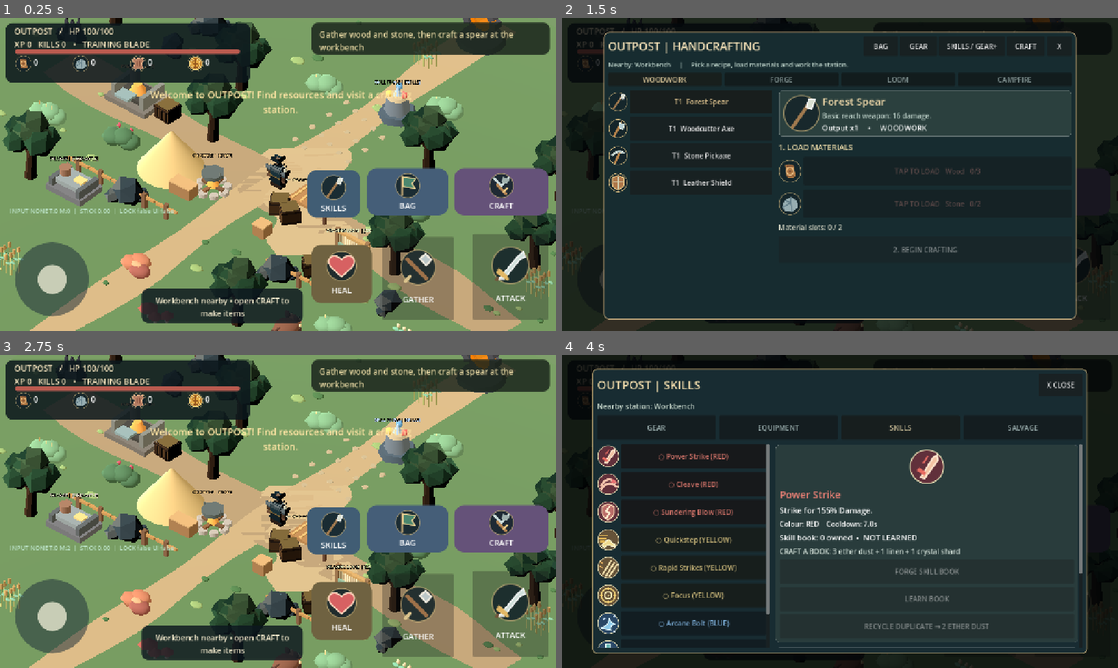
Above: before the commit, frames 1-4 (two rows, left to right).
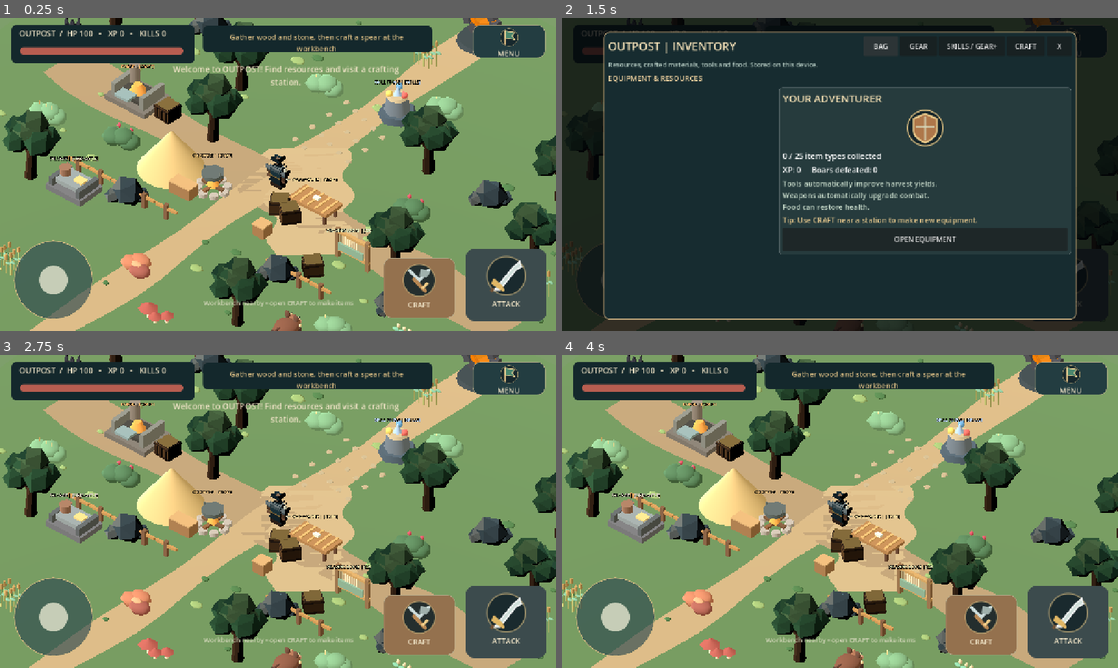
Above: after the commit, the same moments.

Repository: Smurfis/outpost-rpg
Game: Godot game, scene res://scenes/main.tscn
The game is run twice, just before and just after one commit, with the same random seed, the same clock (stepped at 60 frames per second) and the same inputs.
Inputs (mouse positions are in pixels of both pictures, inside the frame that each line leads up to):
- Up to frame 1 (0.25 s): no input
- Up to frame 2 (1.5 s): click "CRAFT" at 0.5 s; click "BAG" at 1.25 s
- Up to frame 3 (2.75 s): click (511, 380) at 2 s, where only the run after the commit has a clickable "MENU"
- Up to frame 4 (4 s): click (901, 611) at 2.75 s, where only the run before the commit has a clickable "HEAL"; click (895, 530) at 3.5 s, where only the run before the commit has a clickable "SKILLS"

The runs differ from the first frame. In frame 1, 27% of the frame differs, in the area x 1-99%, y 1-98%; in frame 2, 15%; in frame 3, 27%; in frame 4, 92%, in the area x 0-100%, y 0-100%.

Commit message:
refactor(android HUD): v0.2-style touch movement with compact two-action HUD and six-option drawer

Diff:
--- a/scripts/hud.gd
+++ b/scripts/hud.gd
@@ -1,5 +1,7 @@
 extends CanvasLayer
-## Landscape touchscreen HUD with original scalable SVG item and ability art.
+## Outpost Compact HUD v0.7 — designed for landscape phone screens.
+## Controls reference the v0.2 touch movement contract (global touch + mouse fallback).
+## Only two large action buttons remain; non-combat systems live in one drawer.
 var game
 var root: Control
 var status: Label
@@ -10,180 +12,212 @@
 var items: Dictionary = {}
 var joystick: Panel
 var knob: Panel
-var move_vector := Vector2.ZERO
-var finger := -1
-var mouse_stick := false
+var move_vector: Vector2 = Vector2.ZERO
+var finger: int = -1
+var mouse_stick: bool = false
 var touches_seen: int = 0
 var mice_seen: int = 0
 var last_input_source: String = "NONE"
 var input_diagnostic: Label
+var quick_menu: PanelContainer
+var quick_menu_open: bool = false
+var menu_button: Button
 var gather_button: Button
 var attack_button: Button
 var craft_button: Button
-var toast_time := 0.0
+var ability_button: Button
+var toast_time: float = 0.0
+var context_available: bool = false
+const INK: Color = Color("10272b")
+const INK_LIGHT: Color = Color("233d41")
+const GOLD: Color = Color("d9bc83")
+const CREAM: Color = Color("eee2c5")
 
 func setup(ref: Node) -> void:
 	game = ref
 
 func _ready() -> void:
+	layer = 5
 	root = Control.new()
-	root.name = "OutpostHUD"
+	root.name = "CompactOutpostHUD"
 	root.mouse_filter = Control.MOUSE_FILTER_IGNORE
 	add_child(root)
 	root.set_anchors_and_offsets_preset(Control.PRESET_FULL_RECT)
-	_panel(0.01, 0.016, 0.45, 0.205, Color(0.045, 0.09, 0.11, 0.86))
-	status = _label("OUTPOST  /  HP 100
-XP 0   KILLS 0", 19, Color("efdfba"), 0.026, 0.023, 0.42, 0.095)
+	_panel(0.020, 0.022, 0.350, 0.145, Color("14282c"))
+	status = _label("OUTPOST  •  HP 100/100", 18, CREAM, 0.034, 0.030, 0.333, 0.077)
 	health_bar = ProgressBar.new()
 	health_bar.max_value = 100.0
 	health_bar.value = 100.0
 	health_bar.show_percentage = false
 	health_bar.mouse_filter = Control.MOUSE_FILTER_IGNORE
-	var hp_back := _style(Color("2c3536"), 5)
-	var hp_front := _style(Color("ba5b4f"), 5)
-	health_bar.add_theme_stylebox_override("background", hp_back)
-	health_bar.add_theme_stylebox_override("fill", hp_front)
+	health_bar.add_theme_stylebox_override("background", _style(Color("3a4241"), 8))
+	health_bar.add_theme_stylebox_override("fill", _style(Color("b75d50"), 8))
 	root.add_child(health_bar)
-	_anchors(health_bar, 0.027, 0.10, 0.431, 0.115)
-	var start_x := 0.026
-	for key in ["wood", "stone", "hide", "coins"]:
-		var icon := TextureRect.new()
-		icon.texture = load("res://assets/icons/" + key + ".svg") as Texture2D
-		icon.expand_mode = TextureRect.EXPAND_IGNORE_SIZE
-		icon.stretch_mode = TextureRect.STRETCH_KEEP_ASPECT_CENTERED
-		icon.mouse_filter = Control.MOUSE_FILTER_IGNORE
-		root.add_child(icon)
-		_anchors(icon, start_x, 0.120, start_x + 0.033, 0.173)
-		var amount := _label("0", 19, Color.WHITE, start_x + 0.034, 0.122, start_x + 0.079, 0.174)
-		items[key] = amount
-		start_x += 0.103
-	_panel(0.56, 0.015, 0.989, 0.116, Color(0.10, 0.14, 0.105, 0.84))
-	quest = _label("Gather 3 wood and 2 stone", 19, Color("e7d7a2"), 0.574, 0.033, 0.970, 0.102)
-	_panel(0.255, 0.865, 0.545, 0.974, Color(0.05, 0.09, 0.12, 0.83))
-	hint = _label("Explore the forest", 18, Color("f9efd1"), 0.266, 0.885, 0.536, 0.958)
+	_anchors(health_bar, 0.036, 0.094, 0.330, 0.116)
+	_panel(0.365, 0.025, 0.778, 0.110, Color("14282c"))
+	quest = _label("Explore the Outpost", 17, GOLD, 0.378, 0.043, 0.762, 0.105)
+	quest.horizontal_alignment = HORIZONTAL_ALIGNMENT_CENTER
+	hint = _label("", 15, Color("d4d7ba"), 0.326, 0.894, 0.678, 0.952)
 	hint.horizontal_alignment = HORIZONTAL_ALIGNMENT_CENTER
-	hint.vertical_alignment = VERTICAL_ALIGNMENT_CENTER
-	toast_label = _label("", 22, Color("ffe5a4"), 0.26, 0.21, 0.75, 0.33)
+	toast_label = _label("", 19, CREAM, 0.304, 0.145, 0.725, 0.210)
 	toast_label.horizontal_alignment = HORIZONTAL_ALIGNMENT_CENTER
-	toast_label.vertical_alignment = VERTICAL_ALIGNMENT_CENTER
-	_action("gather", "GATHER", 0.688, 0.70, 0.816, 0.965, Color("346e57"))
-	_action("attack", "ATTACK", 0.85, 0.69, 0.986, 0.964, Color("893e34"))
-	_action("craft", "CRAFT", 0.817, 0.48, 0.986, 0.63, Color("655279"))
-	_action("bag", "BAG", 0.66, 0.48, 0.806, 0.63, Color("455e78"))
-	_action("heal", "HEAL", 0.56, 0.725, 0.669, 0.91, Color("6f6241"))
-	_action("skills", "SKILLS", 0.552, 0.486, 0.648, 0.637, Color("415d74"))
+	toast_label.visible = false
+
 	joystick = Panel.new()
+	joystick.name = "Move"
 	joystick.mouse_filter = Control.MOUSE_FILTER_IGNORE
-	joystick.add_theme_stylebox_override("panel", _style(Color(0.12, 0.19, 0.23, 0.54), 90))
+	joystick.add_theme_stylebox_override("panel", _style(Color(0.18, 0.29, 0.31, 0.66), 100, GOLD, 2))
 	root.add_child(joystick)
-	joystick.size = Vector2(170, 170)
+	joystick.size = Vector2(182, 182)
 	knob = Panel.new()
 	knob.mouse_filter = Control.MOUSE_FILTER_IGNORE
-	knob.add_theme_stylebox_override("panel", _style(Color(0.84, 0.85, 0.76, 0.90), 90))
+	knob.add_theme_stylebox_override("panel", _style(Color(0.83, 0.85, 0.76, 0.90), 100))
 	joystick.add_child(knob)
-	knob.size = Vector2(67, 67)
-	input_diagnostic = _label("INPUT CHECK: none", 14, Color("bfe6cd"), 0.018, 0.603, 0.375, 0.659)
-	input_diagnostic.horizontal_alignment = HORIZONTAL_ALIGNMENT_LEFT
-	input_diagnostic.mouse_filter = Control.MOUSE_FILTER_IGNORE
+	knob.size = Vector2(66, 66)
+
+	attack_button = _action("attack", "ATTACK", 0.838, 0.738, 0.982, 0.968, Color("a7564b"))
+	gather_button = _action("gather", "GATHER", 0.690, 0.766, 0.819, 0.958, Color("487c61"))
+	craft_button = _action("craft", "CRAFT", 0.690, 0.766, 0.819, 0.958, Color("94714e"))
+	gather_button.visible = false
+	craft_button.visible = false
+	ability_button = _action("ability", "SKILL", 0.862, 0.545, 0.977, 0.710, Color("456a80"))
+	ability_button.visible = false
+	menu_button = _action("menu", "MENU", 0.850, 0.022, 0.981, 0.128, INK_LIGHT)
+
+	quick_menu = PanelContainer.new()
+	quick_menu.name = "QuickMenu"
+	quick_menu.add_theme_stylebox_override("panel", _style(Color("1a3236"), 12, GOLD, 2))
+	root.add_child(quick_menu)
+	_anchors(quick_menu, 0.410, 0.198, 0.720, 0.790)
+	var layout := VBoxContainer.new()
+	layout.add_theme_constant_override("separation", 7)
+	quick_menu.add_child(layout)
+	var heading := Label.new()
+	heading.text = "OUTPOST  /  JOURNAL"
+	heading.add_theme_font_size_override("font_size", 19)
+	heading.add_theme_color_override("font_color", GOLD)
+	layout.add_child(heading)
+	var actions := GridContainer.new()
+	actions.columns = 2
+	actions.add_theme_constant_override("h_separation", 7)
+	actions.add_theme_constant_override("v_separation", 7)
+	actions.size_flags_vertical = Control.SIZE_EXPAND_FILL
+	layout.add_child(actions)
+	for action_name in ["BAG", "CRAFTING", "GEAR", "SKILLS", "SALVAGE", "HEAL"]:
+		var button := Button.new()
+		button.text = action_name
+		button.custom_minimum_size = Vector2(116, 54)
+		button.size_flags_horizontal = Control.SIZE_EXPAND_FILL
+		button.add_theme_font_size_override("font_size", 16)
+		button.add_theme_stylebox_override("normal", _style(INK_LIGHT, 8, Color("52645a"), 1))
+		button.add_theme_stylebox_override("hover", _style(Color("345359"), 8, GOLD, 1))
+		button.add_theme_stylebox_override("pressed", _style(Color("30524f"), 8, GOLD, 1))
+		button.pressed.connect(_quick_action.bind(action_name))
+		actions.add_child(button)
+	var debug := Button.new()
+	debug.text = "INPUT DIAGNOSTICS"
+	debug.custom_minimum_size = Vector2(0, 35)
+	debug.pressed.connect(_toggle_diagnostics)
+	layout.add_child(debug)
+	var close := Button.new()
+	close.text = "CLOSE"
+	close.custom_minimum_size = Vector2(0, 40)
+	close.pressed.connect(close_quick_menu)
+	layout.add_child(close)
+	quick_menu.visible = false
+	input_diagnostic = _label("", 14, CREAM, 0.015, 0.58, 0.65, 0.626)
+	input_diagnostic.visible = false
 	_position_stick()
 
-func _anchors(n: Control, left: float, top: float, right: float, bottom: float) -> void:
-	n.anchor_left = left
-	n.anchor_top = top
-	n.anchor_right = right
-	n.anchor_bottom = bottom
-	n.offset_left = 0
-	n.offset_right = 0
-	n.offset_top = 0
-	n.offset_bottom = 0
-
-func _style(color: Color, radius: int) -> StyleBoxFlat:
-	var s := StyleBoxFlat.new()
-	s.bg_color = color
-	s.set_corner_radius_all(radius)
-	return s
+func _anchors(control: Control, left: float, top: float, right: float, bottom: float) -> void:
+	control.anchor_left = left
+	control.anchor_top = top
+	control.anchor_right = right
+	control.anchor_bottom = bottom
+	control.offset_left = 0.0
+	control.offset_right = 0.0
+	control.offset_top = 0.0
+	control.offset_bottom = 0.0
+
+func _style(color: Color, radius: int, outline: Color = Color.TRANSPARENT, thickness: int = 0) -> StyleBoxFlat:
+	var style := StyleBoxFlat.new()
+	style.bg_color = color
+	style.border_color = outline
+	style.set_border_width_all(thickness)
+	style.set_corner_radius_all(radius)
+	return style
 
 func _panel(left: float, top: float, right: float, bottom: float, color: Color) -> void:
-	var n := Panel.new()
-	n.mouse_filter = Control.MOUSE_FILTER_IGNORE
-	n.add_theme_stylebox_override("panel", _style(color, 15))
-	root.add_child(n)
-	_anchors(n, left, top, right, bottom)
+	var panel := Panel.new()
+	panel.mouse_filter = Control.MOUSE_FILTER_IGNORE
+	panel.add_theme_stylebox_override("panel", _style(color, 12))
+	root.add_child(panel)
+	_anchors(panel, left, top, right, bottom)
 
 func _label(value: String, size: int, color: Color, left: float, top: float, right: float, bottom: float) -> Label:
-	var n := Label.new()
-	n.text = value
-	n.autowrap_mode = TextServer.AUTOWRAP_WORD_SMART
-	n.mouse_filter = Control.MOUSE_FILTER_IGNORE
-	n.add_theme_font_size_override("font_size", size)
-	n.add_theme_color_override("font_color", color)
-	root.add_child(n)
-	_anchors(n, left, top, right, bottom)
-	return n
-
-func _action(key: String, label: String, left: float, top: float, right: float, bottom: float, color: Color) -> void:
+	var out := Label.new()
+	out.text = value
+	out.autowrap_mode = TextServer.AUTOWRAP_WORD_SMART
+	out.mouse_filter = Control.MOUSE_FILTER_IGNORE
+	out.add_theme_font_size_override("font_size", size)
+	out.add_theme_color_override("font_color", color)
+	root.add_child(out)
+	_anchors(out, left, top, right, bottom)
+	return out
+
+func _action(key: String, caption: String, left: float, top: float, right: float, bottom: float, color: Color) -> Button:
 	var button := Button.new()
+	button.name = key.capitalize() + "Button"
 	button.text = ""
-	if key == "gather":
-		gather_button = button
-	elif key == "attack":
-		attack_button = button
-	elif key == "craft":
-		craft_button = button
-	button.add_theme_stylebox_override("normal", _style(color, 22))
-	button.add_theme_stylebox_override("hover", _style(color.lightened(0.12), 22))
-	button.add_theme_stylebox_override("pressed", _style(color.darkened(0.2), 22))
+	button.focus_mode = Control.FOCUS_NONE
+	button.add_theme_stylebox_override("normal", _style(color, 18, Color("b6aa8a"), 1))
+	button.add_theme_stylebox_override("hover", _style(color.lightened(0.14), 18, GOLD, 2))
+	button.add_theme_stylebox_override("pressed", _style(color.darkened(0.22), 18, GOLD, 2))
+	button.add_theme_stylebox_override("disabled", _style(Color("3c4b4d"), 18))
 	root.add_child(button)
 	_anchors(button, left, top, right, bottom)
-	var icon := TextureRect.new()
-	icon.texture = load("res://assets/icons/" + ("heart" if key == "heal" else "flag" if key == "bag" else "spear" if key == "skills" else key) + ".svg") as Texture2D
-	icon.expand_mode = TextureRect.EXPAND_IGNORE_SIZE
-	icon.stretch_mode = TextureRect.STRETCH_KEEP_ASPECT_CENTERED
-	icon.mouse_filter = Control.MOUSE_FILTER_IGNORE
-	button.add_child(icon)
-	icon.anchor_left = 0.24
-	icon.anchor_right = 0.76
-	icon.anchor_top = 0.09
-	icon.anchor_bottom = 0.64
-	var title := Label.new()
-	title.text = label
-	title.horizontal_alignment = HORIZONTAL_ALIGNMENT_CENTER
-	title.add_theme_color_override("font_color", Color.WHITE)
-	title.add_theme_font_size_override("font_size", 18)
-	title.mouse_filter = Control.MOUSE_FILTER_IGNORE
-	button.add_child(title)
-	title.anchor_left = 0
-	title.anchor_right = 1
-	title.anchor_top = 0.68
-	title.anchor_bottom = 1.0
-	if key == "gather":
-		button.pressed.connect(_gather)
-	elif key == "attack":
-		button.pressed.connect(_attack)
-	elif key == "craft":
-		button.pressed.connect(_craft)
-	elif key == "bag":
-		button.pressed.connect(_bag)
-	elif key == "skills":
-		button.pressed.connect(_skills)
-	else:
-		button.pressed.connect(_heal)
+	var artwork := TextureRect.new()
+	var icon_id: String = "flag" if key == "menu" else "spear" if key == "ability" else key
+	artwork.texture = load("res://assets/icons/" + icon_id + ".svg") as Texture2D
+	artwork.expand_mode = TextureRect.EXPAND_IGNORE_SIZE
+	artwork.stretch_mode = TextureRect.STRETCH_KEEP_ASPECT_CENTERED
+	artwork.mouse_filter = Control.MOUSE_FILTER_IGNORE
+	button.add_child(artwork)
+	_anchors(artwork, 0.22, 0.09, 0.78, 0.66)
+	var label := Label.new()
+	label.text = caption
+	label.horizontal_alignment = HORIZONTAL_ALIGNMENT_CENTER
+	label.add_theme_font_size_override("font_size", 17)
+	label.add_theme_color_override("font_color", CREAM)
+	label.mouse_filter = Control.MOUSE_FILTER_IGNORE
+	button.add_child(label)
+	_anchors(label, 0, 0.69, 1.0, 0.99)
+	match key:
+		"attack": button.pressed.connect(_attack)
+		"gather": button.pressed.connect(_gather)
+		"craft": button.pressed.connect(_craft)
+		"ability": button.pressed.connect(_ability)
+		"menu": button.pressed.connect(_toggle_menu)
+	return button
 
 func _process(delta: float) -> void:
 	_position_stick()
-	if input_diagnostic != null:
-		var is_locked: bool = game != null and game.hero != null and game.hero.interaction_locked
-		var ui_open: bool = game != null and ((game.menu != null and game.menu.visible) or (game.progression_ui != null and game.progression_ui.visible))
-		input_diagnostic.text = "INPUT %s T:%d M:%d  |  STICK %.2f  |  LOCK %s UI %s" % [last_input_source, touches_seen, mice_seen, move_vector.length(), str(is_locked), str(ui_open)]
-	knob.position = (joystick.size - knob.size) * 0.5 + move_vector * 53.0
+	if knob != null:
+		knob.position = (joystick.size - knob.size) * 0.5 + move_vector * 56.0
+	if input_diagnostic != null and input_diagnostic.visible:
+		var locked: bool = game != null and game.hero != null and game.hero.interaction_locked
+		var other_menu: bool = game != null and ((game.menu != null and game.menu.visible) or (game.progression_ui != null and game.progression_ui.visible))
+		input_diagnostic.text = "INPUT %s | T:%d M:%d | STICK %.2f | LOCK:%s UI:%s" % [last_input_source, touches_seen, mice_seen, move_vector.length(), str(locked), str(other_menu or quick_menu_open)]
 	if toast_time > 0.0:
-		toast_time -= delta
-		if toast_time <= 0:
-			toast_label.text = ""
+		toast_time = maxf(0.0, toast_time - delta)
+		if toast_time == 0.0:
+			toast_label.visible = false
 
 func _position_stick() -> void:
-	var screen := get_viewport().get_visible_rect().size
-	joystick.position = Vector2(35, screen.y - 204)
+	if joystick == null:
+		return
+	var screen: Vector2 = get_viewport().get_visible_rect().size
+	joystick.position = Vector2(32, maxf(32.0, screen.y - joystick.size.y - 26.0))
 
 func _center() -> Vector2:
 	return joystick.get_global_rect().get_center()
@@ -194,20 +228,18 @@
 	move_vector = Vector2.ZERO
 
 func _input(event: InputEvent) -> void:
-	var modal_open: bool = game != null and (
-		(game.menu != null and game.menu.visible)
-		or (game.progression_ui != null and game.progression_ui.visible)
-		or (game.hero != null and game.hero.interaction_locked)
-	)
+	if game == null:
+		return
+	var modal_open: bool = quick_menu_open or (game.menu != null and game.menu.visible) or (game.progression_ui != null and game.progression_ui.visible) or (game.hero != null and game.hero.interaction_locked)
 	if modal_open:
-		# Modals can consume a touch release. Never retain the old finger.
 		_reset_joystick()
 		return
+	# Keep v0.2 global-input movement; both Android touches and mouse
+	# emulation are accepted, without allowing the mouse twin to steal a finger.
 	if event is InputEventScreenTouch:
 		touches_seen += 1
 		last_input_source = "TOUCH"
-		if event.pressed and finger == -1 and event.position.distance_to(_center()) < 150.0:
-			# A real touch takes precedence over its emulated mouse twin.
+		if event.pressed and finger == -1 and event.position.distance_to(_center()) <= 140.0:
 			mouse_stick = false
 			finger = event.index
 			_stick(event.position)
@@ -218,10 +250,8 @@
 			last_input_source = "DRAG"
 			_stick(event.position)
 	elif event is InputEventMouseButton and event.button_index == MOUSE_BUTTON_LEFT:
-		# Android editor can deliver emulated mouse events; rejecting them on
-		# mobile caused a dead joystick on devices without direct touch events.
 		mice_seen += 1
-		if event.pressed and finger == -1 and event.position.distance_to(_center()) < 150.0:
+		if event.pressed and finger == -1 and event.position.distance_to(_center()) <= 140.0:
 			mouse_stick = true
 			last_input_source = "MOUSE"
 			_stick(event.position)
@@ -236,40 +266,84 @@
 	if what == NOTIFICATION_APPLICATION_FOCUS_OUT or what == NOTIFICATION_APPLICATION_PAUSED:
 		_reset_joystick()
 
-
-func _stick(pos: Vector2) -> void:
-	move_vector = ((pos - _center()) / 62.0).limit_length(1.0)
-
-func render_status(hp: float, inventory: Dictionary, xp: int, kills: int, weapon: String, objective: String, helper: String) -> void:
-	status.text = "OUTPOST   /   HP %d/100\nXP %d   KILLS %d   •   %s" % [int(ceilf(hp)), xp, kills, weapon.replace("_", " ").to_upper()]
-	if health_bar != null:
-		health_bar.value = clampf(hp, 0.0, 100.0)
+func _stick(at: Vector2) -> void:
+	move_vector = ((at - _center()) / 64.0).limit_length(1.0)
+
+func _toggle_menu() -> void:
+	if quick_menu_open:
+		close_quick_menu()
+	else:
+		quick_menu_open = true
+		quick_menu.visible = true
+		_reset_joystick()
+
+func close_quick_menu() -> void:
+	quick_menu_open = false
+	if quick_menu != null:
+		quick_menu.visible = false
+	_reset_joystick()
+
+func _quick_action(id: String) -> void:
+	close_quick_menu()
+	match id:
+		"BAG": game.show_inventory()
+		"CRAFTING": game.show_crafting()
+		"GEAR": game.show_progression("equipment")
+		"SKILLS": game.show_progression("skills")
+		"SALVAGE": game.show_progression("salvage")
+		"HEAL": game.use_meal()
+
+func _toggle_diagnostics() -> void:
+	if input_diagnostic != null:
+		input_diagnostic.visible = not input_diagnostic.visible
+
+func render_status(hp: float, inventory: Dictionary, xp: int, kills: int, _weapon: String, objective: String, helper: String) -> void:
+	if status == null:
+		return
+	status.text = "OUTPOST  /  HP %d   •   XP %d   •   KILLS %d" % [int(ceilf(hp)), xp, kills]
+	health_bar.value = clampf(hp, 0.0, 100.0)
 	for key in items:
 		items[key].text = str(inventory.get(key, 0))
 	quest.text = objective
 	hint.text = helper
 
-func update_context(has_resource: bool, has_enemy: bool, at_bench: bool) -> void:
-	if gather_button != null:
-		gather_button.disabled = not has_resource
-	if attack_button != null:
-		attack_button.disabled = not has_enemy
-	if craft_button != null:
-		craft_button.modulate = Color.WHITE if at_bench else Color(0.65, 0.70, 0.74)
+func update_context(has_resource: bool, has_enemy: bool, at_station: bool) -> void:
+	context_available = has_resource or at_station
+	gather_button.visible = has_resource and not quick_menu_open
+	gather_button.disabled = not has_resource
+	craft_button.visible = not has_resource and at_station and not quick_menu_open
+	craft_button.disabled = not at_station
+	attack_button.disabled = not has_enemy
+	var available_skill: bool = false
+	if game != null and game.progression_ui != null:
+		var active: Array = game.SKILLS.active_skills(game.crafted_gear, game.gear_loadout, game.learned_skills)
+		available_skill = not active.is_empty()
+	ability_button.visible = available_skill and not quick_menu_open
 
 func toast(message: String) -> void:
 	toast_label.text = message
+	toast_label.visible = true
 	toast_time = 3.4
 
 func _gather() -> void:
 	game.gather()
+
 func _attack() -> void:
 	game.attack()
+
 func _craft() -> void:
 	game.craft()
+
+func _ability() -> void:
+	game.cast_skill()
+
 func _bag() -> void:
+	close_quick_menu()
 	game.show_inventory()
+
 func _heal() -> void:
 	game.use_meal()
+
 func _skills() -> void:
+	close_quick_menu()
 	game.show_progression("skills")
--- a/scripts/player.gd
+++ b/scripts/player.gd
@@ -123,7 +123,7 @@
 
 func _physics_process(delta: float) -> void:
 	elapsed += delta
-	var modal_open: bool = (game.menu != null and game.menu.visible) or (game.progression_ui != null and game.progression_ui.visible) or interaction_locked
+	var modal_open: bool = (game.menu != null and game.menu.visible) or (game.progression_ui != null and game.progression_ui.visible) or (hud != null and hud.quick_menu_open) or interaction_locked
 	var control: Vector2 = Input.get_vector("outpost_left", "outpost_right", "outpost_up", "outpost_down")
 	if modal_open:
 		control = Vector2.ZERO
